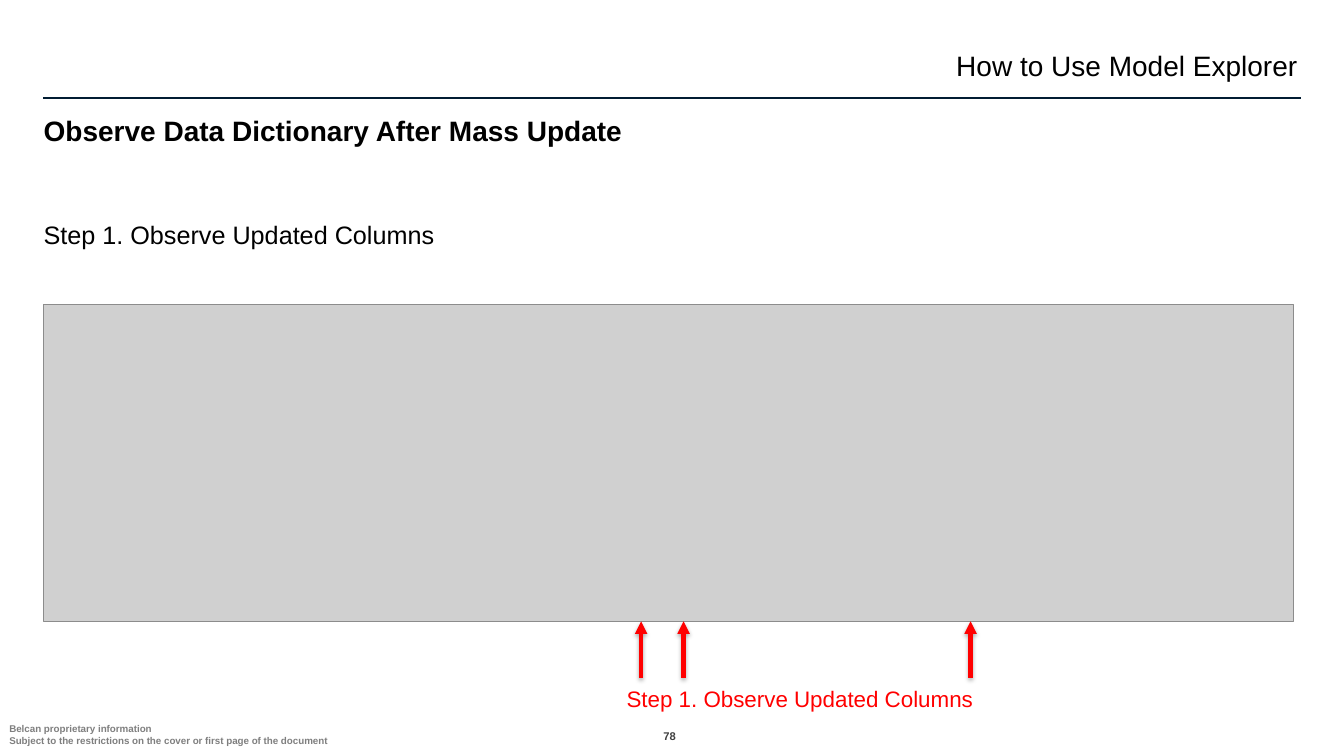
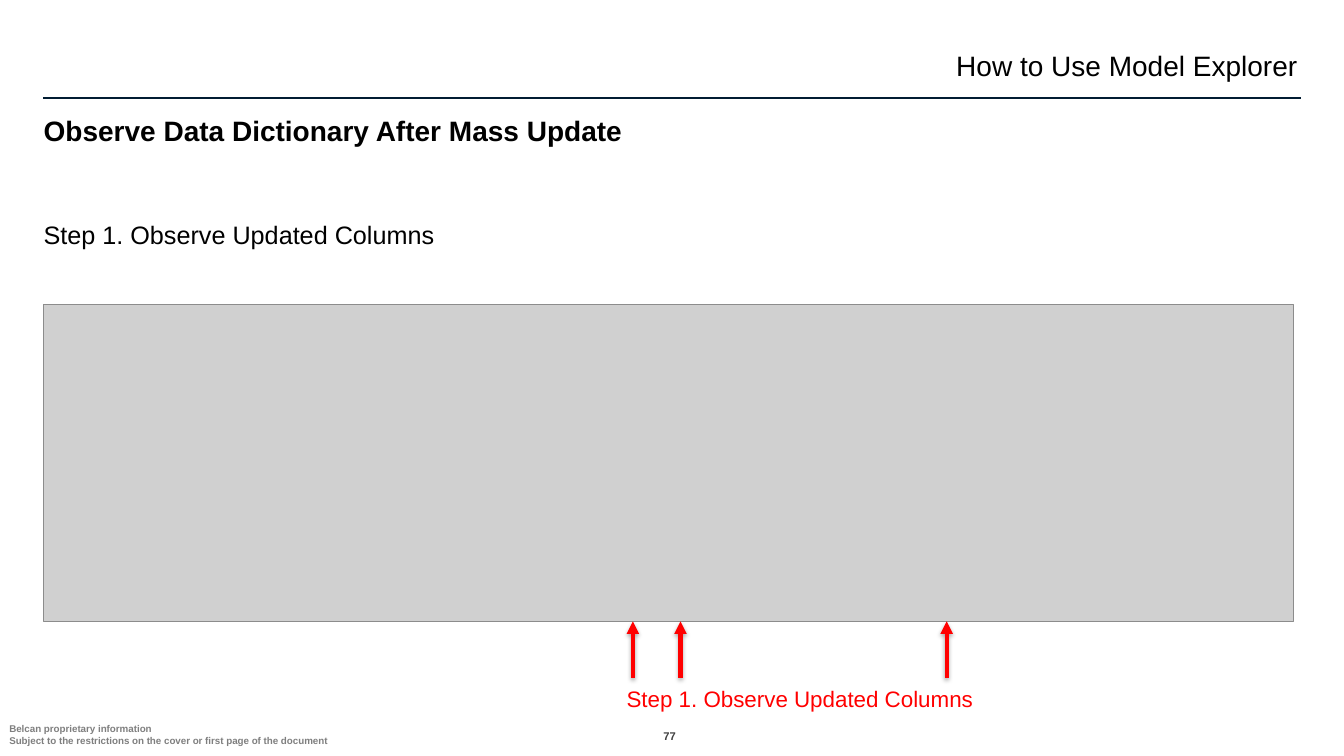
Before and after one commit to ntylerbelcan/aviation-controls-simulink-training-Belcan, a slide deck: slide 77 of ch02/01_polynomial_System/Chapter 2 01_polynomial_System.pptx (slide 78 before the commit). Drawn at 1344x756 pixels with LibreOffice and Linux fonts; fonts in the diff are those of the drawing; grey boxes stand for pictures; background and template pictures are left out. Boxes give left, top, right and bottom in pixels: in the first picture for what was removed or moved away, otherwise in the second. Text is boxed around its words. In the diff, an @@ line names an element or a change of style, - is before the commit and + after.

```diff
--- a/ch02/01_polynomial_System/Chapter 2 01_polynomial_System.pptx
+++ b/ch02/01_polynomial_System/Chapter 2 01_polynomial_System.pptx
@@ arrow moved from (641, 678) - (641, 621) to (633, 678) - (633, 621) @@
@@ arrow moved from (684, 678) - (684, 621) to (681, 678) - (681, 621) @@
@@ arrow moved from (971, 678) - (971, 621) to (947, 678) - (947, 621) @@
@@ page number at [663,732,675,740]: text changed @@
-78
+77
```
Also in this commit, not shown: 7 other slides changed, 2 slides added, 3 slides removed, 1 other file.
